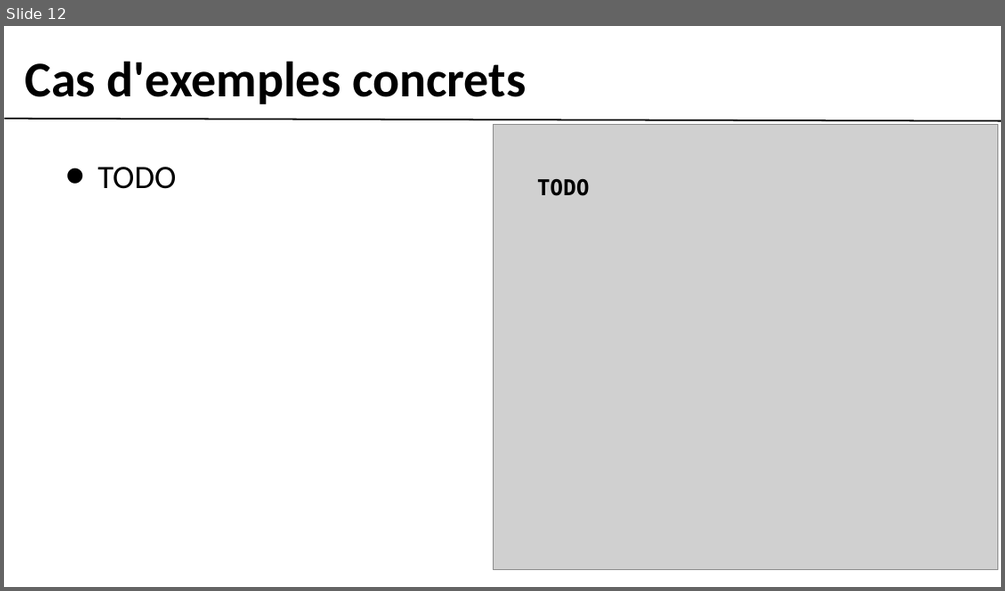
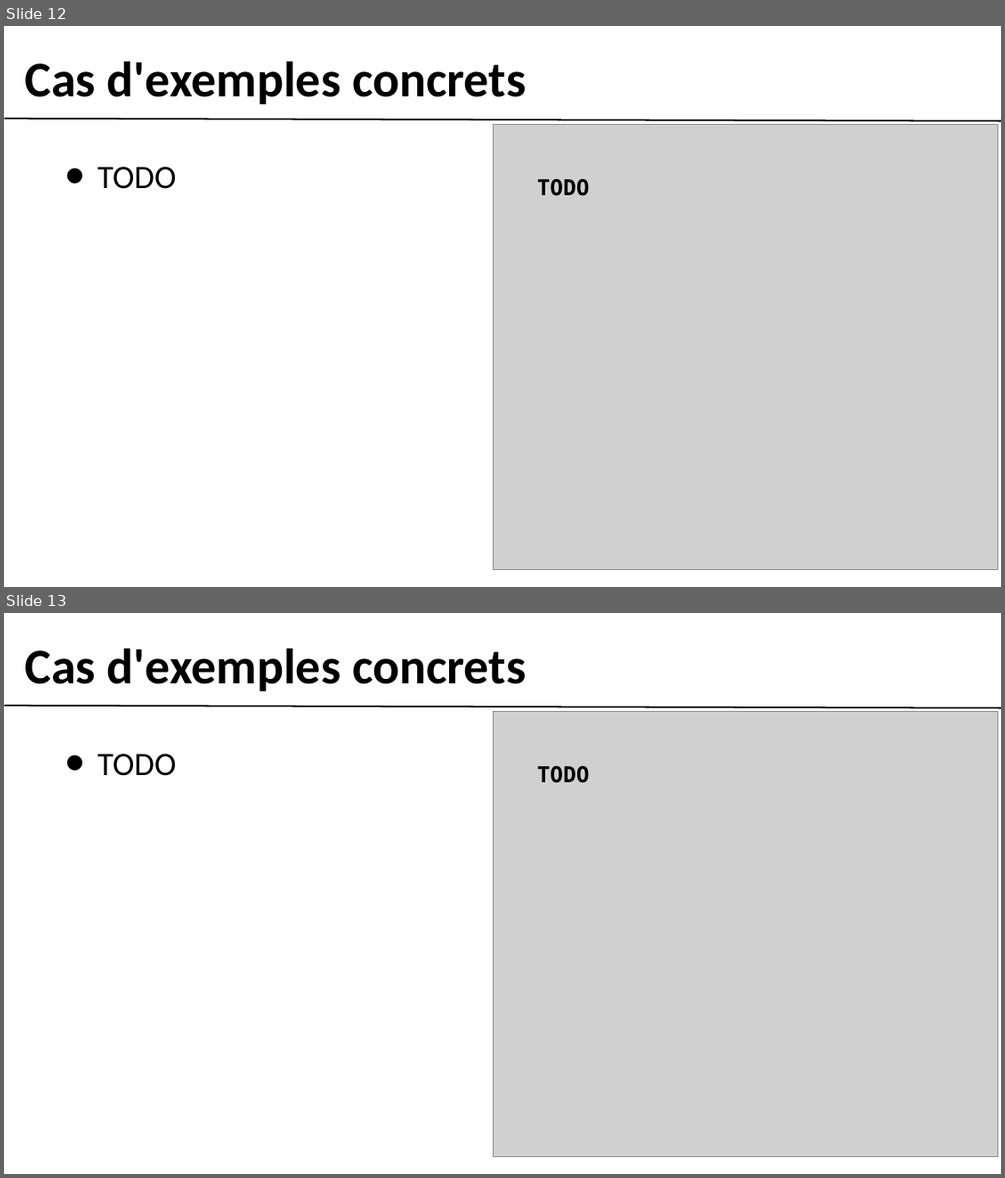
Before and after one commit to gobengo/devoxx-panorama-js-testing, a slide deck: doc/sinonjs_part.ppt. Shown one above the other, each under a label of ours: slide 12 before the commit, slides 12 and 13 after it. The pictures are 1005x591 and 1005x1178 pixels, drawn with LibreOffice and Linux fonts; fonts in the diff are those of the drawing; grey boxes stand for pictures; background and template pictures are left out. Boxes give left, top, right and bottom in pixels: in the first picture for what was removed or moved away, otherwise in the second. Text is boxed around its words. In the diff, an @@ line names an element or a change of style, - is before the commit and + after.

```diff
--- a/doc/sinonjs_part.ppt
+++ b/doc/sinonjs_part.ppt
@@ slide 13 added at box(4, 613, 1001, 1174), background #FFFFFF; not listed: 1 template element that a slide beside it also shows @@
@@ text added at box(25, 648, 526, 691), 64 pt, text #000000, bold @@
+Cas d'exemples concrets
@@ picture added at box(494, 712, 997, 1156) @@
@@ text added at box(97, 754, 176, 776), 42 pt, text #000000 @@
+• TODO
@@ text added at box(537, 766, 590, 783), 28 pt, text #000000, bold @@
+TODO
```
Also in this commit, not shown: 1 slide changed.
